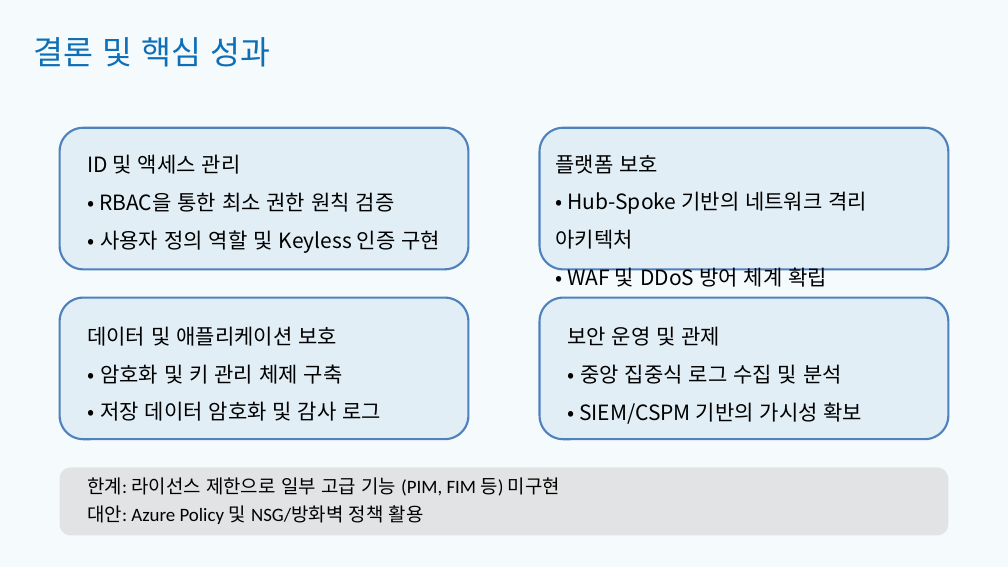
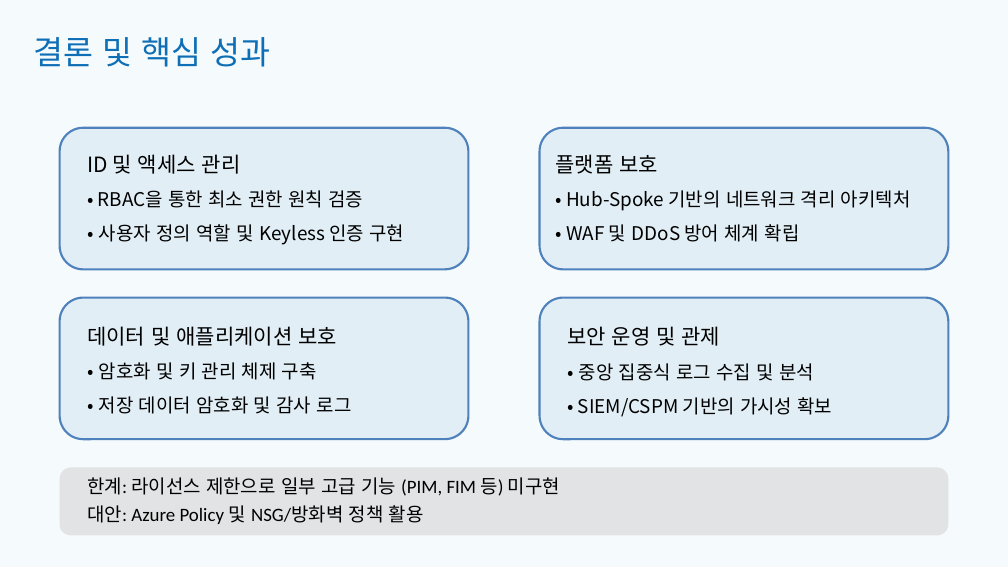
Before and after one commit to ggjg330204/team_www, a slide deck: slide 20 of 프로젝트/1팀_04_Azure_클라우드_데이터_및_App_보안.pptx. Drawn at 1008x567 pixels with LibreOffice and Linux fonts; fonts in the diff are those of the drawing; background and template pictures are left out. Boxes give left, top, right and bottom in pixels: in the first picture for what was removed or moved away, otherwise in the second. Text is boxed around its words. In the diff, an @@ line names an element or a change of style, - is before the commit and + after.

```diff
--- a/프로젝트/1팀_04_Azure_클라우드_데이터_및_App_보안.pptx
+++ b/프로젝트/1팀_04_Azure_클라우드_데이터_및_App_보안.pptx
@@ text at [98,190,405,245]: size 20 to 18 pt in "• RBAC을 통한 최소 권한 원칙 검증", "• 사용자 정의 역할 및 Keyless 인증 ..." @@
@@ text at [566,190,911,242]: size 20 to 18 pt in "• Hub-Spoke 기반의 네트워크 격리 아키텍처", "• WAF 및 DDoS 방어 체계 확립" @@
@@ text at [99,362,352,414]: size 20 to 18 pt in "• 암호화 및 키 관리 체제 구축", "• 저장 데이터 암호화 및 감사 로그" @@
@@ text at [578,363,833,417]: size 20 to 18 pt in "• 중앙 집중식 로그 수집 및 분석", "• SIEM/CSPM 기반의 가시성 확보" @@
```
Also in this commit, not shown: 4 other slides changed, 1 other file.
